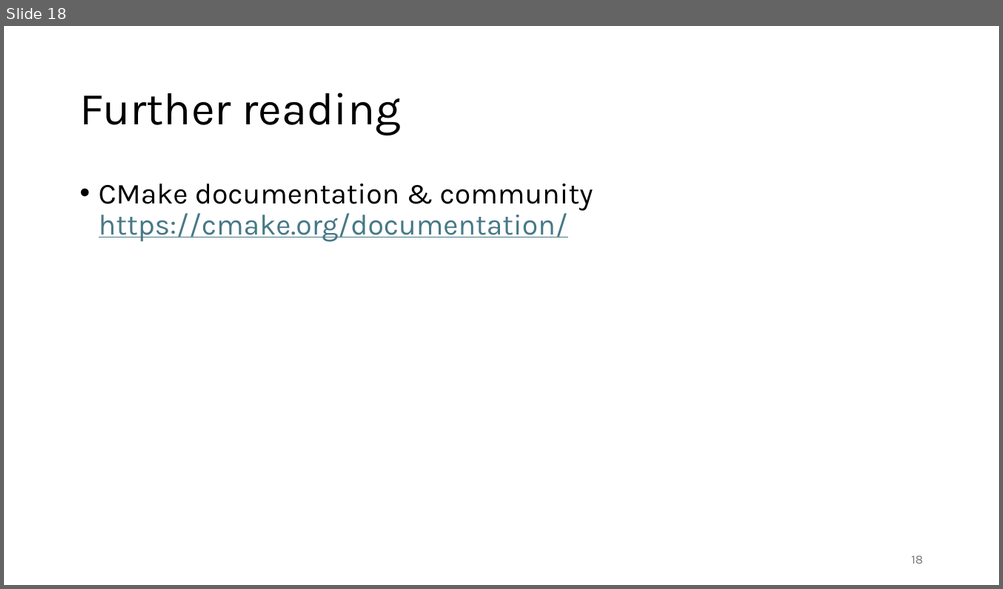
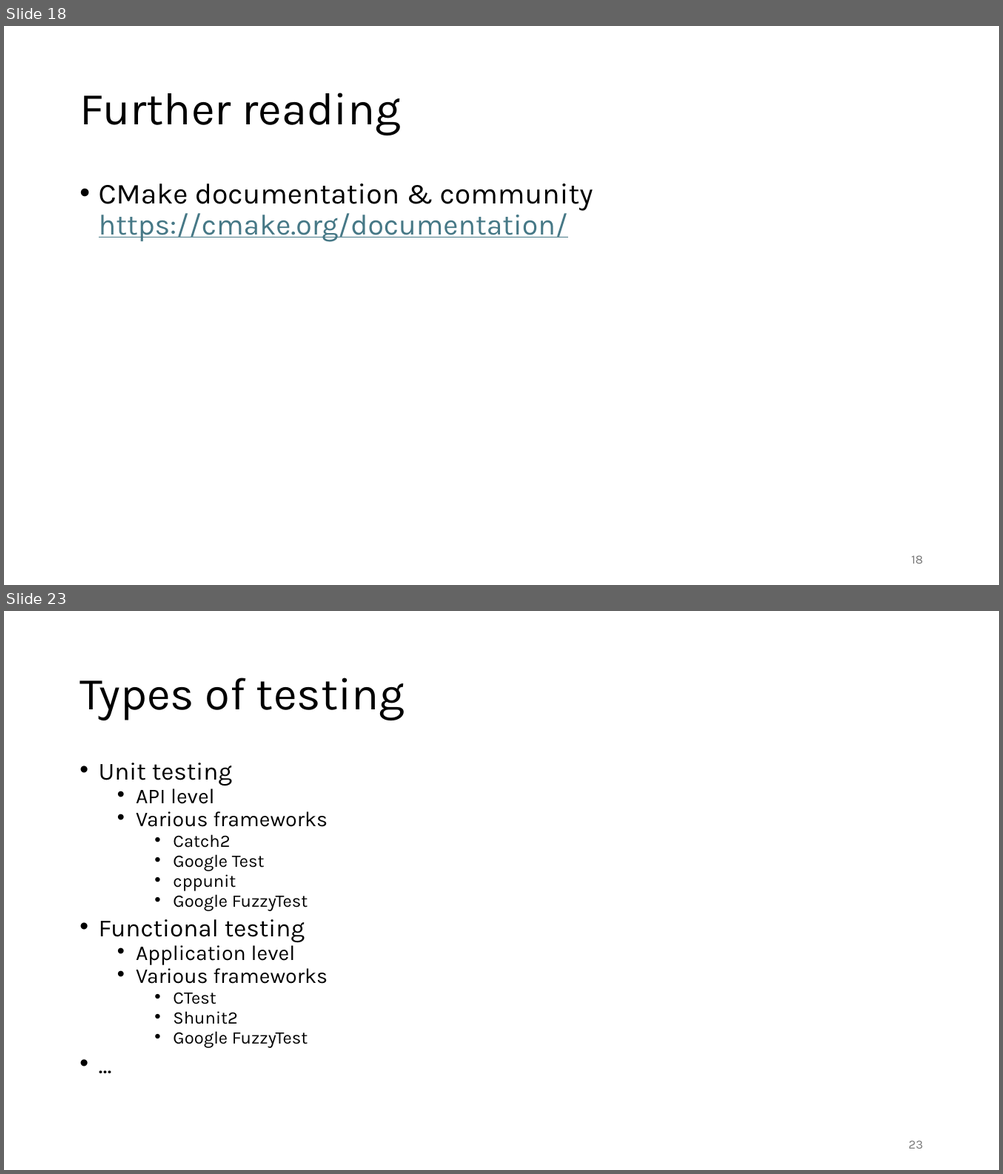
Before and after one commit to gjbex/C-plus-plus-software-engineering, a slide deck: cpp_software_engineering.pptx. Shown one above the other, each under a label of ours: slide 18 before the commit, slides 18 and 23 after it; the slides between them are not shown. The pictures are 1003x589 and 1003x1174 pixels, drawn with LibreOffice and Linux fonts; fonts in the diff are those of the drawing. Boxes give left, top, right and bottom in pixels: in the first picture for what was removed or moved away, otherwise in the second. Text is boxed around its words. In the diff, an @@ line names an element or a change of style, - is before the commit and + after.

Commit message:
Add sections on static analysis, testing

```diff
--- a/cpp_software_engineering.pptx
+++ b/cpp_software_engineering.pptx
@@ slide 23 added at (4, 611, 999, 1170), background #FFFFFF @@
@@ title added at (79, 678, 404, 721), 44 pt, text #000000 @@
+Types of testing
@@ text added at (99, 763, 327, 1048), 17 pt, text #000000 @@
+• Unit testing
+  • API level
+  • Various frameworks
+    • Catch2
+    • Google Test
+    • cppunit
+    • Google FuzzyTest
+• Functional testing
+  • Application level
+  • Various frameworks
+    • CTest
+    • Shunit2
+    • Google FuzzyTest
+• ...
@@ page number added at (908, 1141, 923, 1149), 12 pt, text #797979 @@
+23
```
Also in this commit, not shown: 9 other slides added.
